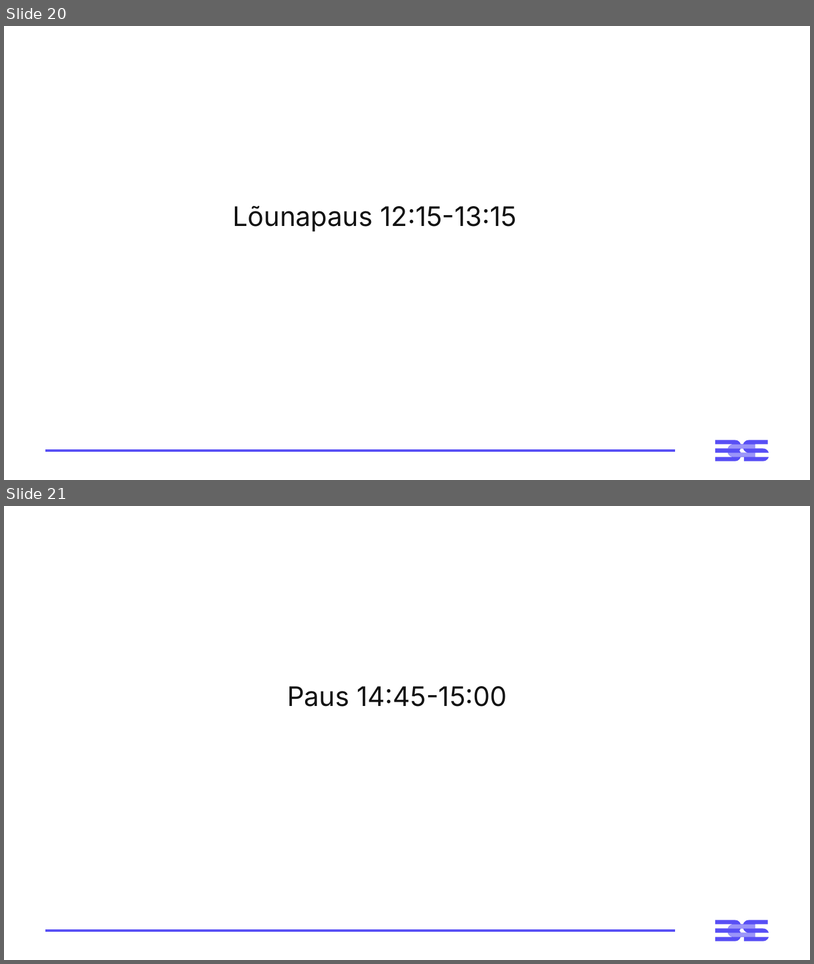
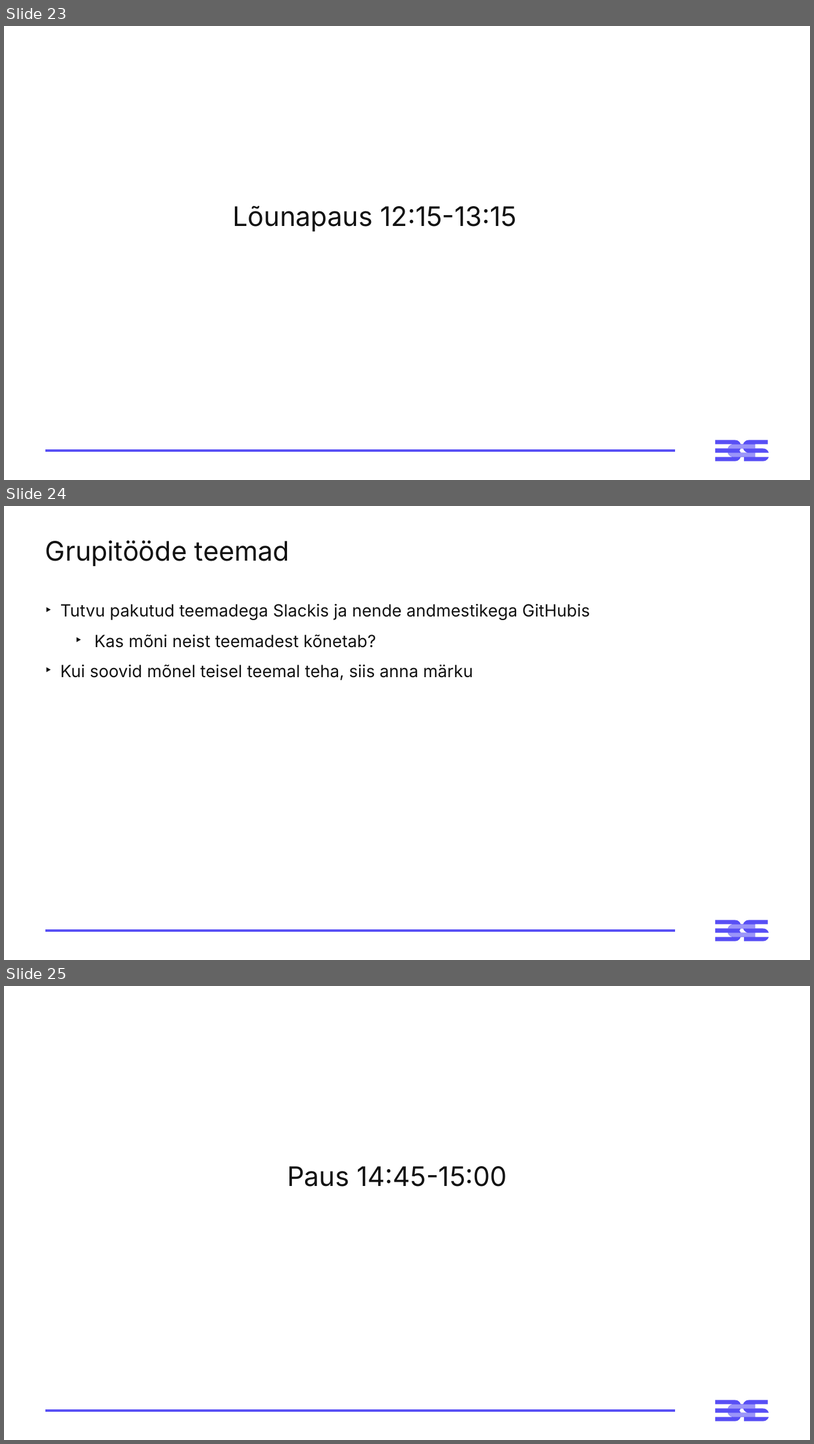
Before and after one commit to virverani/andmetarkus_2026_kevad, a slide deck: Day12/12-paev-andmetarkus-esitlus.pptx. Shown one above the other, each under a label of ours: slides 20 and 21 before the commit, slides 23, 24 and 25 after it. The pictures are 814x964 and 814x1444 pixels, drawn with LibreOffice and Linux fonts; fonts in the diff are those of the drawing. Boxes give left, top, right and bottom in pixels: in the first picture for what was removed or moved away, otherwise in the second. Text is boxed around its words. In the diff, an @@ line names an element or a change of style, - is before the commit and + after.

```diff
--- a/Day12/12-paev-andmetarkus-esitlus.pptx
+++ b/Day12/12-paev-andmetarkus-esitlus.pptx
@@ slide 24 added at [4, 506, 810, 960], background #FFFFFF; not listed: 3 template elements that a slide beside it also shows @@
@@ title added at [45, 540, 290, 566], 32 pt, text #121212 @@
+Grupitööde teemad
@@ text added at [60, 604, 590, 680], 20 pt, text #121212 @@
+‣ Tutvu pakutud teemadega Slackis ja nende andmestikega GitHubis
+  ‣ Kas mõni neist teemadest kõnetab?
+‣ Kui soovid mõnel teisel teemal teha, siis anna märku
@@ what was slide 20 is now slide 23 @@
@@ what was slide 21 is now slide 25 @@
```
Also in this commit, not shown: 2 slides changed, 4 other slides added, 12 other files.
